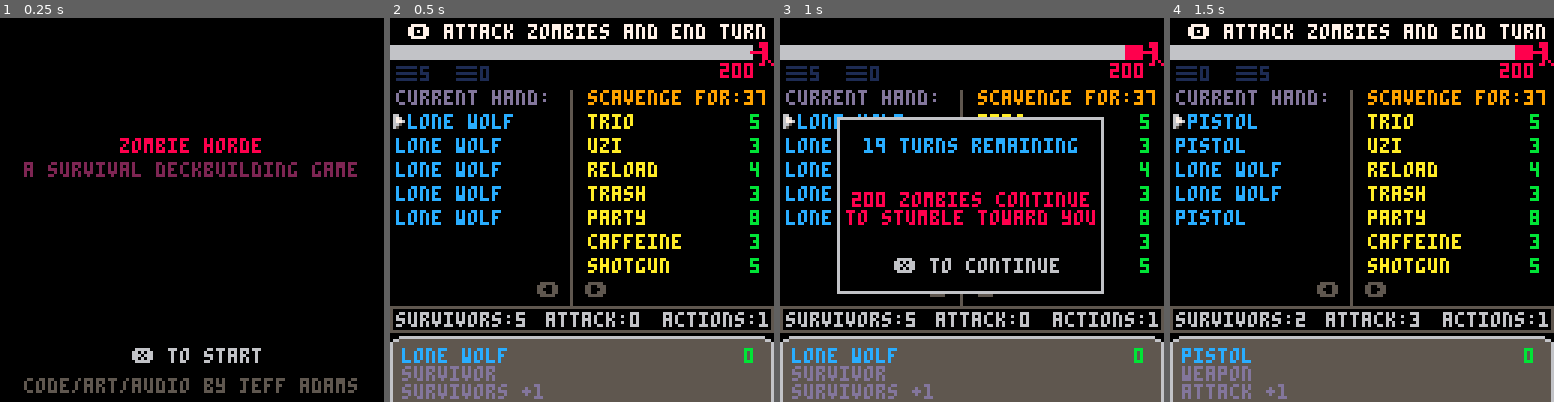
Above: before the commit, frames 1-4 (left to right).
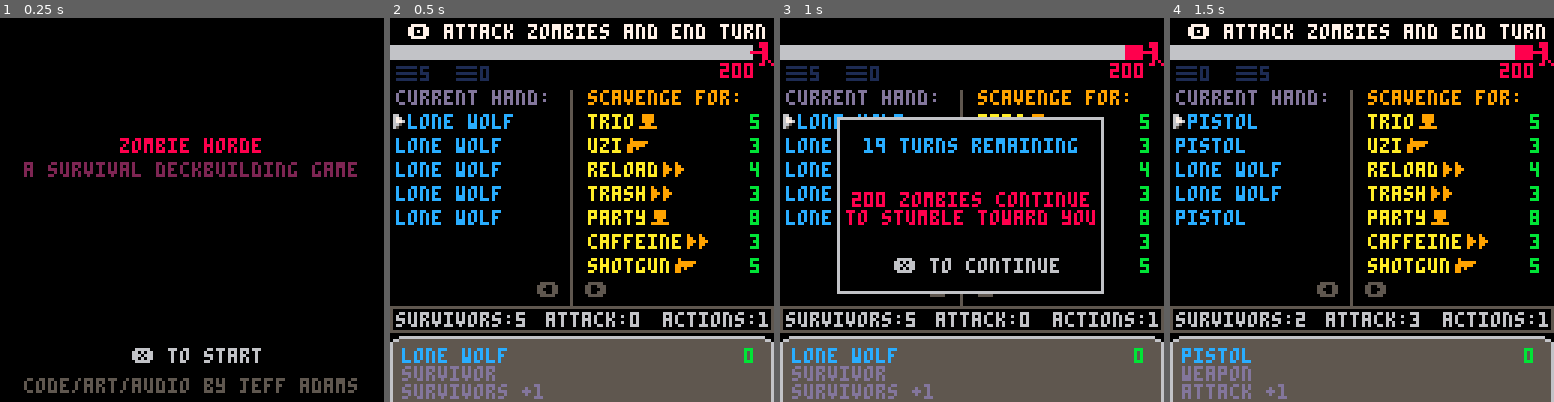
Above: after the commit, the same moments.

Repository: jeff-adams/pico8
Game: PICO-8 cartridge dev/zombie.p8
The game is run twice, just before and just after one commit, with the same random seed, the same clock (stepped at 60 frames per second) and the same inputs.
Inputs:
- Up to frame 1 (0.25 s): no input
- Up to frame 2 (0.5 s): tap X (X key) at 0.33 s
- Up to frame 3 (1 s): tap O (Z key) at 0.7 s
- Up to frame 4 (1.5 s): tap X (X key) at 1.07 s

Frame 1 is identical in both runs. In frame 2, 0.9% of the frame differs, in the area x 61-98%, y 18-67%; in frame 3, 0.1%; in frame 4, 0.9%.

Commit message:
Add card type icons to zombie

Diff:
--- a/dev/zombie.p8
+++ b/dev/zombie.p8
@@ -353,6 +353,19 @@
 	current.card=current.cards[_sel]
 	current.sel=_sel
 end
+
+function card_icon(_card)
+	if _card.ctype=="survivor" then
+		return 3
+	end
+	if _card.ctype=="weapon" then
+		return 4
+	end
+	if _card.ctype=="action" then
+		return 5
+	end
+	return 6
+end
 -->8
 --update
 
@@ -384,6 +397,8 @@
 		end
 	elseif current.card.cost<=surv then
 		message="❎ scavenge card"
+	elseif current.card.cost>surv then
+		message="need +survivors to scavenge card"
 	else
 		message="🅾️ attack zombies and end turn"
 	end
@@ -511,15 +526,20 @@
 end
 
 function draw_scavenge()
-	print("scavenge for:"..#deck,66,24,9)
+	print("scavenge for:",66,24,9)
 	for i=1,#scavenge do
+		local _card,_x=scavenge[i],66
 		if current.sel==i and current.cards==scavenge then
-			print(scavenge[i].title,68,i*8+24,10)
+			_x+=2
+			print(_card.title,_x,i*8+24,10)
 		else
-			print(scavenge[i].title,66,i*8+24,10)
+			print(_card.title,_x,i*8+24,10)
 		end
-		print(scavenge[i].cost,120,i*8+24,11)
-	end
+		pal(15,9)
+		spr(card_icon(_card),#_card.title*4+_x,i*8+22)
+		print(_card.cost,120,i*8+24,11)
+	end
+	pal()
 end
 
 function draw_horde()
@@ -615,14 +635,14 @@
 	spr(selector.frames[frame],selector.x,selector.y)
 end
 __gfx__
-00000000000888000000000000000000000000000000000000000000000000000000000000000000000000000000000000000000000000000000000000000000
-00000000000888000000000000000000000000000000000000000000000000000000000000000000000000000000000000000000000000000000000000000000
-00700700000088000000000000000000000000000000000000000000000000000000000000000000000000000000000000000000000000000000000000000000
-00077000888888000000000000000000000000000000000000000000000000000000000000000000000000000000000000000000000000000000000000000000
-00077000000088000000000000000000000000000000000000000000000000000000000000000000000000000000000000000000000000000000000000000000
-00700700000088000000000000000000000000000000000000000000000000000000000000000000000000000000000000000000000000000000000000000000
-00000000000080800000000000000000000000000000000000000000000000000000000000000000000000000000000000000000000000000000000000000000
-00000000000880080000000000000000000000000000000000000000000000000000000000000000000000000000000000000000000000000000000000000000
+00000000000888000008880000000000000000000000000000000000000000000000000000000000000000000000000000000000000000000000000000000000
+00000000000888000008880000000000000000000000000000000000000000000000000000000000000000000000000000000000000000000000000000000000
+00700700000088000000880000ffff0000f000000f000f0000000000000000000000000000000000000000000000000000000000000000000000000000000000
+00077000888888008888880000ffff0000ffffff0ff00ff000000000000000000000000000000000000000000000000000000000000000000000000000000000
+00077000000088000000880000ffff000ffffff00fff0fff00000000000000000000000000000000000000000000000000000000000000000000000000000000
+007007000000880000008800000ff0000ff0f0000ff00ff000000000000000000000000000000000000000000000000000000000000000000000000000000000
+0000000000008080000080800ffffff00ff000000f000f0000000000000000000000000000000000000000000000000000000000000000000000000000000000
+00000000000880080008800800000000000000000000000000000000000000000000000000000000000000000000000000000000000000000000000000000000
 00066666666660000000000000000000000000000000000000000000000000000000000000000000000000000000000000000000000000000000000000000000
 06655555555556600000000000000000000000000000000000000000000000000000000000000000000000000000000000000000000000000000000000000000
 65555555555555560000000000000000000000000000000000000000000000000000000000000000000000000000000000000000000000000000000000000000
